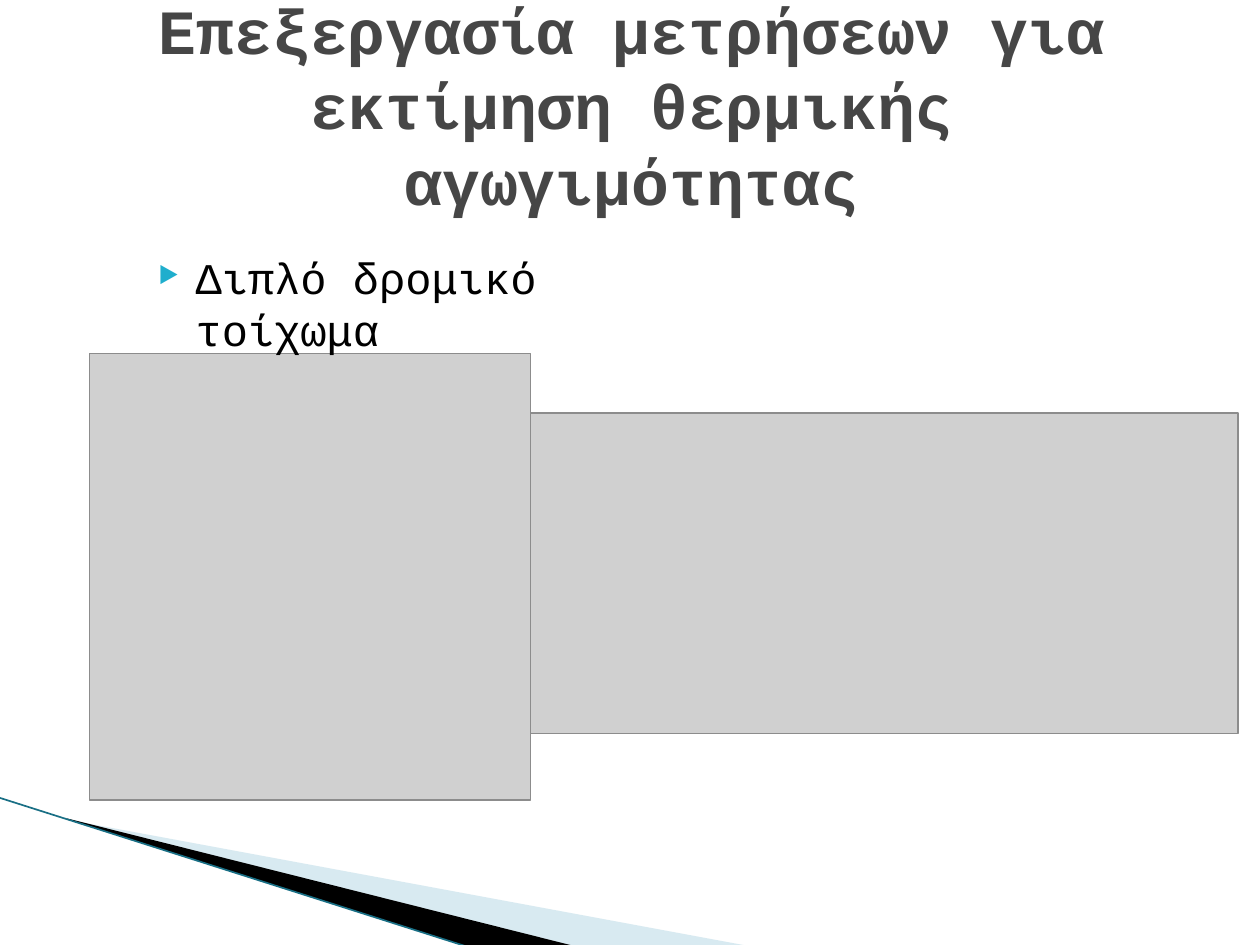
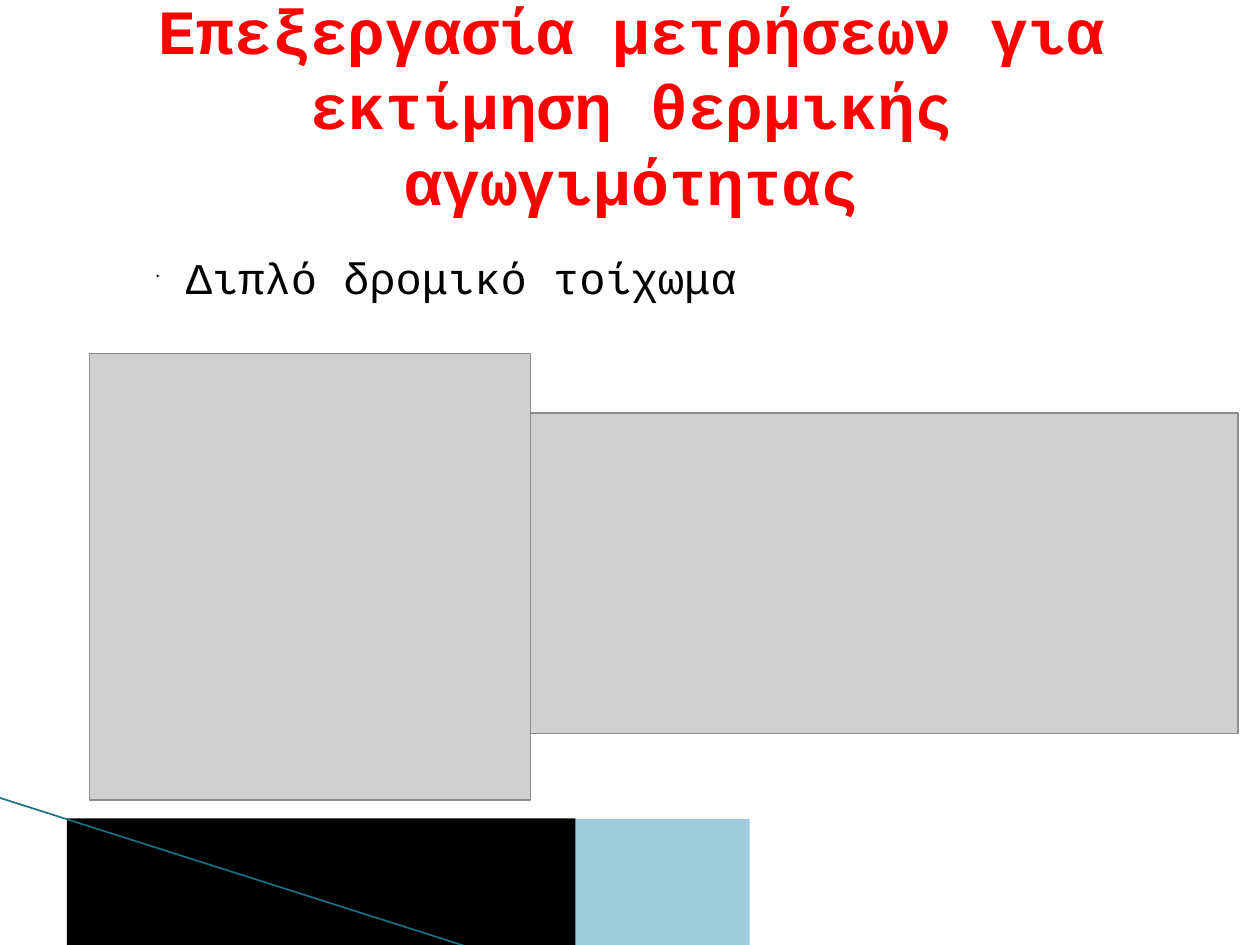
Before and after one commit to DeathNex/bark_GUI, a slide deck: slide 10 of Thesis Documents/Info on bark (chapter 2)/(2) Παρουσίαση πτυχιακής.pptx. Drawn at 1260x945 pixels with LibreOffice and Linux fonts; fonts in the diff are those of the drawing; grey boxes stand for pictures; background and template pictures are left out. Boxes give left, top, right and bottom in pixels: in the first picture for what was removed or moved away, otherwise in the second. Text is boxed around its words. In the diff, an @@ line names an element or a change of style, - is before the commit and + after.

```diff
--- a/Thesis Documents/Info on bark (chapter 2)/(2) Παρουσίαση πτυχιακής.pptx
+++ b/Thesis Documents/Info on bark (chapter 2)/(2) Παρουσίαση πτυχιακής.pptx
@@ text "Επεξεργασία μετρήσεων για εκτίμηση θερμικής ..." at [159,9,1103,218]: text colour #464646 to #FF0000 @@
@@ text "Διπλό δρομικό τοίχωμα" at [186,263,737,303]: indent changed @@
@@ line (0, 798) - (467, 945): stroke #97C5D8 0.95 pt to #196F85 0.96 pt @@
@@ freeform shape removed at [67,818,576,945] @@
@@ rectangle added at [67,818,576,945], fill #000000 @@
@@ freeform shape removed at [69,819,750,945] @@
@@ rectangle added at [69,819,750,945], fill #9FCBDC @@
```
Also in this commit, not shown: 33 other slides changed, 53 other files.
